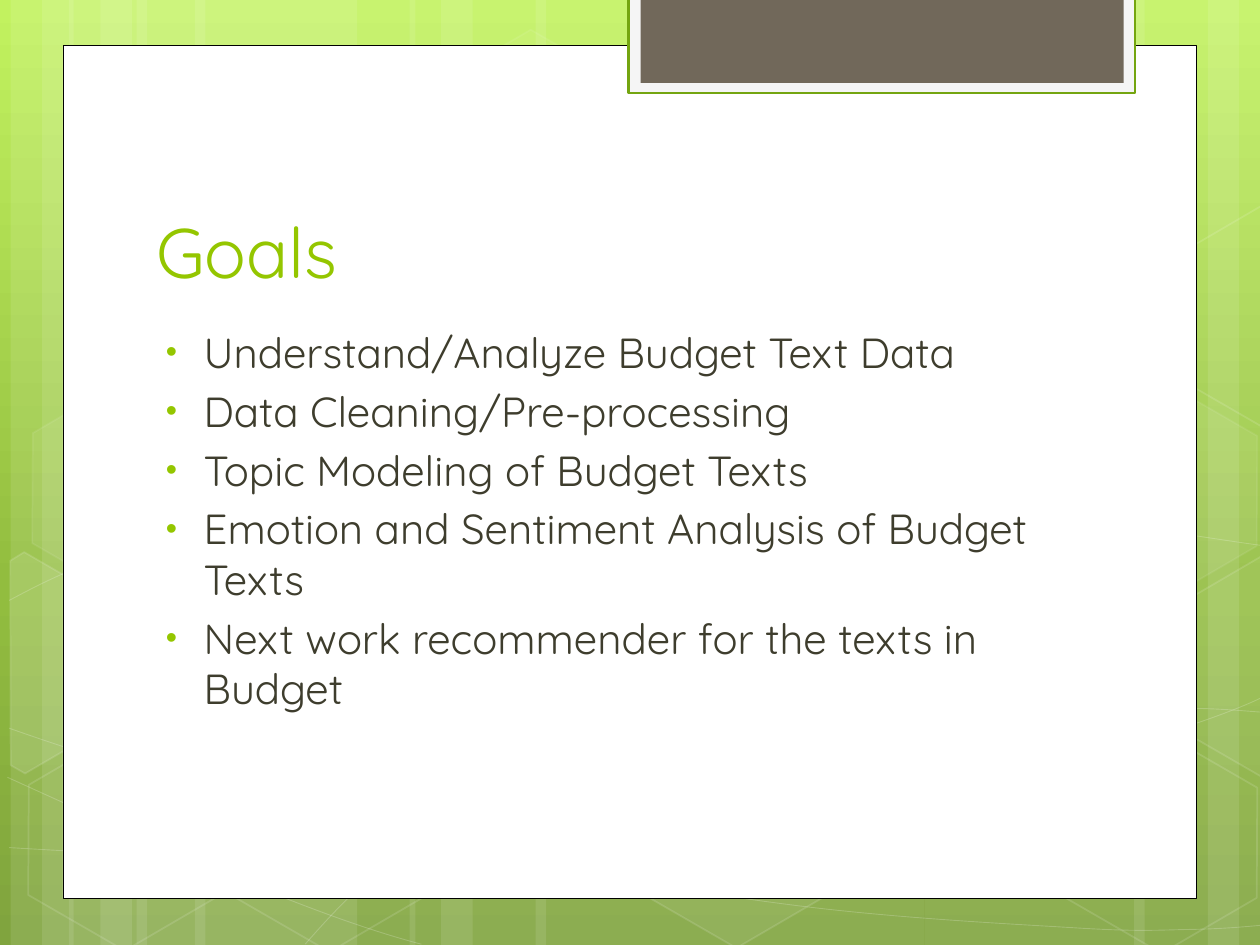
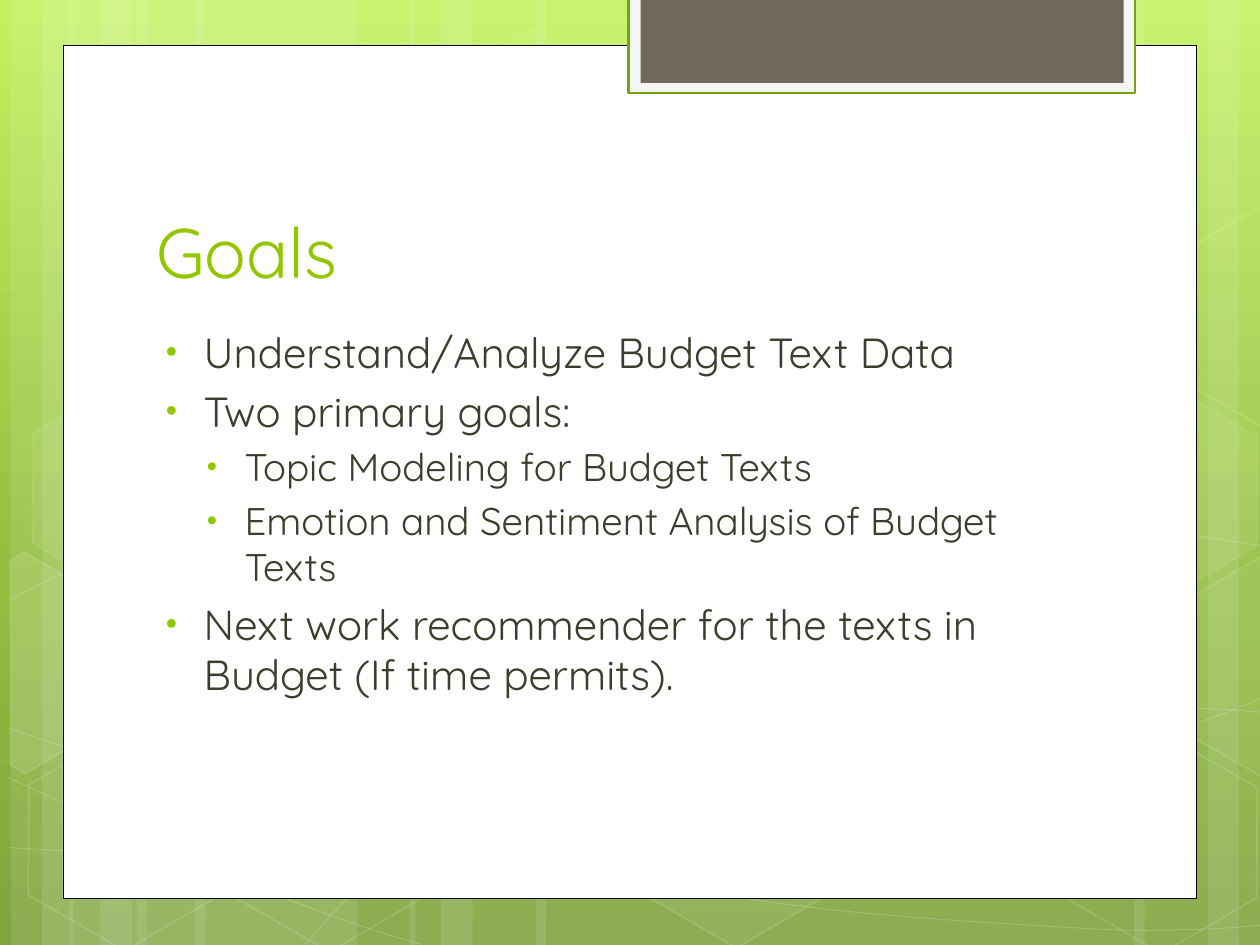
Before and after one commit to UNCG-CSE/Budget_Text_Analysis, a slide deck: slide 8 of doc/Project Review 1.pptx (slide 3 before the commit). Drawn at 1260x945 pixels with LibreOffice and Linux fonts; fonts in the diff are those of the drawing. Boxes give left, top, right and bottom in pixels: in the first picture for what was removed or moved away, otherwise in the second. Text is boxed around its words. In the diff, an @@ line names an element or a change of style, - is before the commit and + after.

```diff
--- a/doc/Project Review 1.pptx
+++ b/doc/Project Review 1.pptx
@@ text at [204, 396, 812, 489]: text changed; size 24 to 22 pt @@
-• Data Cleaning/Pre-processing
-• Topic Modeling of Budget Texts
+• Two primary goals:
+  • Topic Modeling for Budget Texts
@@ text at [245, 506, 997, 582]: size 24 to 22 pt in "Emotion and Sentiment Analysis of Budget Texts"; list level 1 to 2 in "Emotion and Sentiment Analysis of ..." @@
@@ text at [204, 609, 977, 699]: text changed @@
-• Next work recommender for the texts in Budget
+• Next work recommender for the texts in Budget (If time permits).
```
Also in this commit, not shown: 4 other slides changed, 7 slides added.
